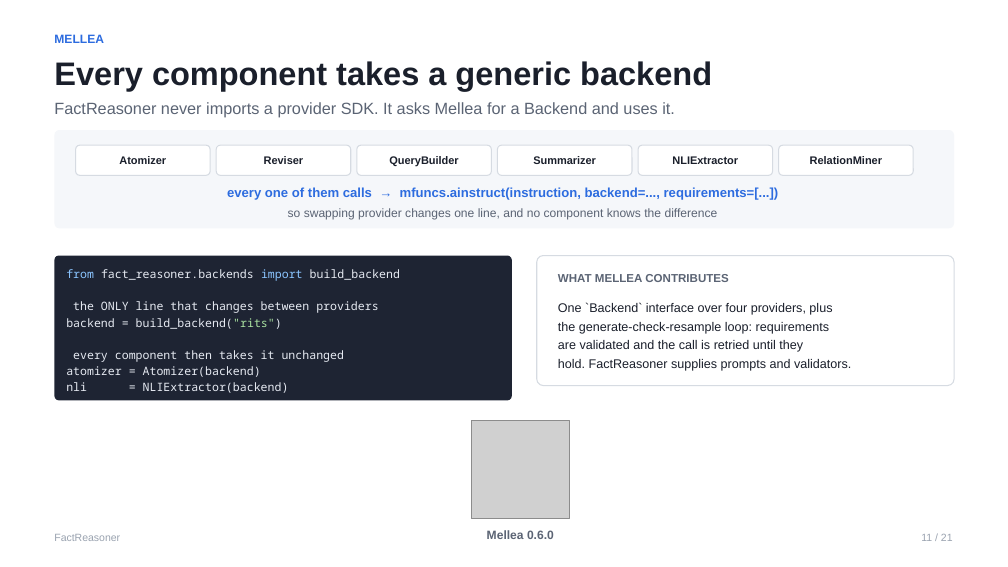
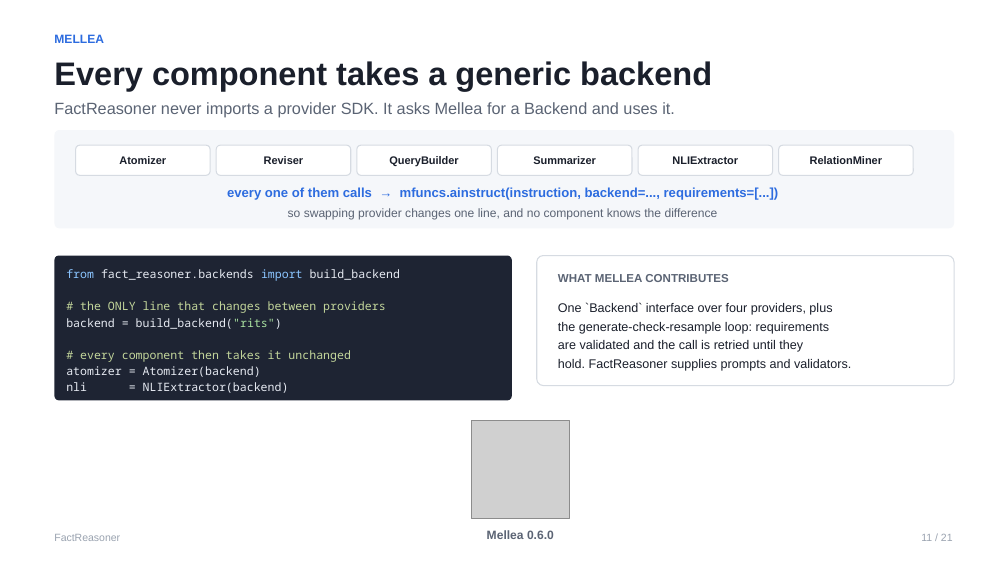
Before and after one commit to IBM/FactReasoner, a slide deck: slide 11 of docs/FactReasoner-overview.pptx. Drawn at 1008x567 pixels with LibreOffice and Linux fonts; fonts in the diff are those of the drawing; grey boxes stand for pictures. Boxes give left, top, right and bottom in pixels: in the first picture for what was removed or moved away, otherwise in the second. Text is boxed around its words. In the diff, an @@ line names an element or a change of style, - is before the commit and + after.

```diff
--- a/docs/FactReasoner-overview.pptx
+++ b/docs/FactReasoner-overview.pptx
@@ text in rounded rectangle at [80, 301, 385, 313]: text changed; text colour #E6EAF2 to #C3D69B @@
-the ONLY line that changes between providers
+# the ONLY line that changes between providers
@@ text in rounded rectangle at [80, 350, 350, 362]: text changed; text colour #E6EAF2 to #C3D69B @@
-every component then takes it unchanged
+# every component then takes it unchanged
```
Also in this commit, not shown: 3 other slides changed, 3 other files.
